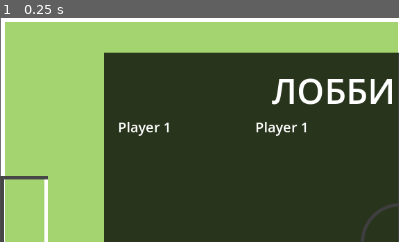
Above: before the commit, frame 1.
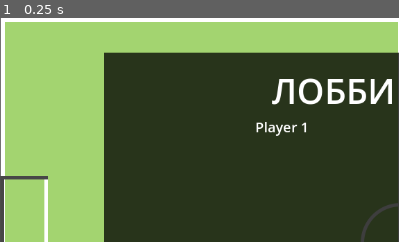
Above: after the commit, the same moment.

Repository: Jahimees/yardball
Game: Godot game, scene res://UI/lobby.tscn
The game is run twice, just before and just after one commit, with the same random seed, the same clock (stepped at 60 frames per second) and the same inputs. This scene is started directly instead of the project's main scene.
Inputs:
- Up to frame 1 (0.25 s): no input
The pictures show only the part of the screen within x 0-50%, y 0-50%; the shares and areas given below are measured in that part.

The runs differ from the first frame. In frame 1, 0.3% of the frame differs, in the area x 29-43%, y 46-53%.
Error after the commit: Invalid type in function 'connect' in base 'Signal'. Cannot convert argument 1 from Nil to Callable. (res://UI/lobby.gd:8)

Commit message:
Lobby connect

Diff:
--- a/UI/lobby.gd
+++ b/UI/lobby.gd
@@ -1,11 +1,27 @@
 extends Control
 
 
+@onready var left_players_container = $MarginContainer/VBoxContainer/MarginContainer2/HBoxContainer/HBoxContainer/LeftPlayersContainer
+@onready var right_players_container = $MarginContainer/VBoxContainer/MarginContainer2/HBoxContainer/HBoxContainer/RightPlayersContainer
 # Called when the node enters the scene tree for the first time.
 func _ready() -> void:
+	Signals.TEAMS_CHANGED.connect(_on_teams_changed())
+
 	pass # Replace with function body.
 
-
-# Called every frame. 'delta' is the elapsed time since the previous frame.
 func _process(delta: float) -> void:
 	pass
+
+func _on_teams_changed():
+	for node in left_players_container.get_children():
+		node.queue_free()
+
+	for player in Globals.left_team:
+		var label = Label.new()
+		label.text = player
+		left_players_container.add_child(label)
+
+	for player in Globals.right_team:
+		var label = Label.new()
+		label.text = player
+		right_players_container.add_child(label)
--- a/UI/lobby.tscn
+++ b/UI/lobby.tscn
@@ -55,20 +55,20 @@
 layout_mode = 2
 size_flags_horizontal = 3
 
-[node name="PlayersContainer" type="VBoxContainer" parent="MarginContainer/VBoxContainer/MarginContainer2/HBoxContainer/HBoxContainer"]
+[node name="LeftPlayersContainer" type="VBoxContainer" parent="MarginContainer/VBoxContainer/MarginContainer2/HBoxContainer/HBoxContainer"]
 layout_mode = 2
 size_flags_horizontal = 3
 
-[node name="Player_1" type="Label" parent="MarginContainer/VBoxContainer/MarginContainer2/HBoxContainer/HBoxContainer/PlayersContainer"]
+[node name="Player_1" type="Label" parent="MarginContainer/VBoxContainer/MarginContainer2/HBoxContainer/HBoxContainer/LeftPlayersContainer"]
 layout_mode = 2
 theme_override_font_sizes/font_size = 20
 text = "Player 1"
 
-[node name="VBoxContainer" type="VBoxContainer" parent="MarginContainer/VBoxContainer/MarginContainer2/HBoxContainer/HBoxContainer"]
+[node name="RIghtPlayersContainer" type="VBoxContainer" parent="MarginContainer/VBoxContainer/MarginContainer2/HBoxContainer/HBoxContainer"]
 layout_mode = 2
 size_flags_horizontal = 3
 
-[node name="Player_2" type="Label" parent="MarginContainer/VBoxContainer/MarginContainer2/HBoxContainer/HBoxContainer/VBoxContainer"]
+[node name="Player_2" type="Label" parent="MarginContainer/VBoxContainer/MarginContainer2/HBoxContainer/HBoxContainer/RIghtPlayersContainer"]
 layout_mode = 2
 theme_override_font_sizes/font_size = 20
 text = "Player 1"
--- a/globals/NetworkManager.gd
+++ b/globals/NetworkManager.gd
@@ -37,15 +37,26 @@
 
 	if Globals.all_players[peer_id] == null:
 		Globals.all_players.append(peer_id)
+		Signals.TEAMS_CHANGED.emit()
+
+		if Globals.left_team.size() < Globals.right_team.size():
+			Globals.left_team.append(peer_id)
+		else:
+			Globals.right_team.append(peer_id)
 
 @rpc("any_peer", "call_local", "reliable")
 func unregister_player(peer_id):
-	Globals.all_players.remove_at(peer_id)
+	Globals.all_players.erase(peer_id)
+	if Globals.left_team[peer_id] != null:
+		Globals.left_team.erase(peer_id)
+	else:
+		Globals.right_team.erase(peer_id)
 
 func host():
 	multiplayer_peer.create_server(6005)
 	multiplayer.multiplayer_peer = multiplayer_peer
 	register_player.rpc_id(1, multiplayer_peer.get_unique_id())
+	get_tree().change_scene_to_file("res://UI/lobby.tscn")
 	#spawn_player.rpc_id(1, multiplayer_peer.get_unique_id())
 
 func join(ip: String):
--- a/globals/signals.gd
+++ b/globals/signals.gd
@@ -3,3 +3,5 @@
 signal left_goal
 signal right_goal
 signal reset #РЕАЛИЗОВАТЬ CALLBACK, А ТАКЖЕ ПРИСОЕДИНИИТЬ К ИГРОКАМ ДЛЯ УТСНОВКИ В СТАРТОВОЕ ПОЛОЖЕНИЕ
+
+signal TEAMS_CHANGED
